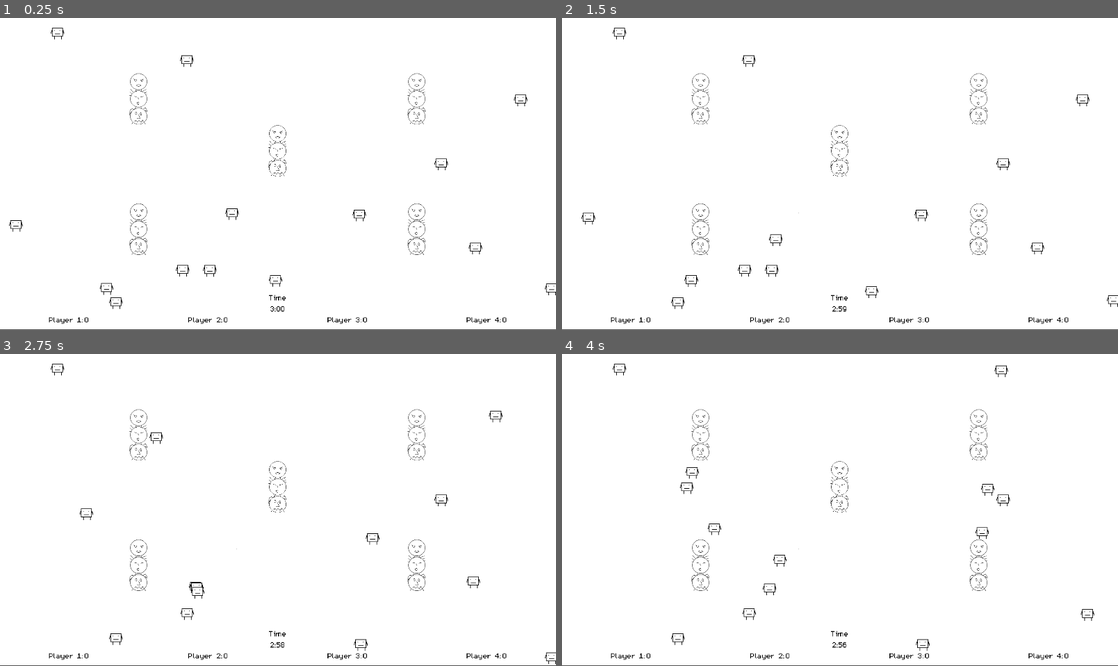
Above: before the commit, frames 1-4 (two rows, left to right).
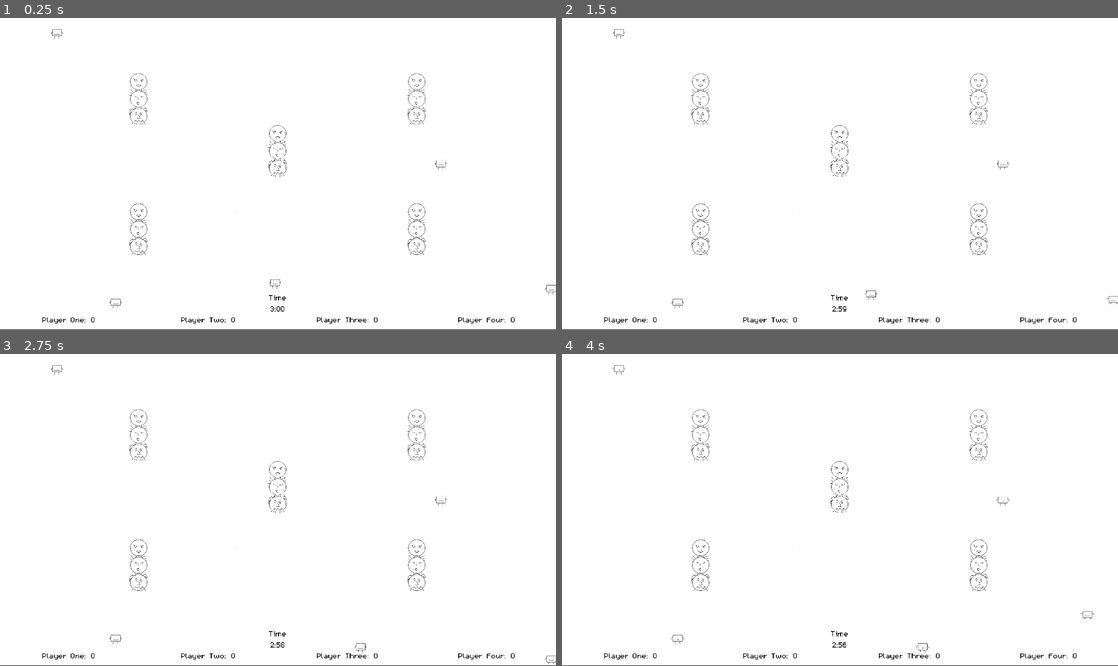
Above: after the commit, the same moments.

Repository: Datoh/Jamtharuu-202012
Game: Godot game, scene res://scenes/Level1.tscn
The game is run twice, just before and just after one commit, with the same random seed, the same clock (stepped at 60 frames per second) and the same inputs.
Inputs:
- Up to frame 1 (0.25 s): no input
- Up to frame 2 (1.5 s): tap Enter at 0.5 s; hold Right (ui_right) 0.53-1.28 s; hold Down (ui_down) from 1.28 s (still down)
- Up to frame 3 (2.75 s): release Down (ui_down) at 2.03 s; hold Right (ui_right) from 2.03 s (still down)
- Up to frame 4 (4 s): release Right (ui_right) at 2.78 s; hold Up (ui_up) 2.78-3.53 s; hold Left (ui_left) from 3.53 s (still down)

The runs differ from the first frame. In frame 1, 0.9% of the frame differs, in the area x 1-100%, y 3-99%; in frame 2, 0.9%; in frame 3, 0.8%; in frame 4, 0.9%, in the area x 7-96%, y 3-99%.

Commit message:
[core] Add animations and end condition

Diff:
--- a/scenes/Bot.tscn
+++ b/scenes/Bot.tscn
@@ -31,4 +31,5 @@
 [node name="CollisionShape2D" type="CollisionShape2D" parent="Area2D"]
 position = Vector2( 1.2599, -20.1588 )
 shape = SubResource( 2 )
+[connection signal="animation_finished" from="Character" to="." method="_on_animation_finished"]
 [connection signal="timeout" from="Timer" to="." method="_on_Timer_timeout"]
--- a/scenes/Character.tscn
+++ b/scenes/Character.tscn
@@ -1,10 +1,11 @@
-[gd_scene load_steps=6 format=2]
+[gd_scene load_steps=8 format=2]
 
 [ext_resource path="res://assets/images/player.png" type="Texture" id=1]
 [ext_resource path="res://scripts/Character.gd" type="Script" id=2]
 
-[sub_resource type="Animation" id=3]
+[sub_resource type="Animation" id=1]
 resource_name = "die"
+length = 3.0
 tracks/0/type = "value"
 tracks/0/path = NodePath(".:frame")
 tracks/0/interp = 1
@@ -12,15 +13,15 @@
 tracks/0/imported = false
 tracks/0/enabled = true
 tracks/0/keys = {
-"times": PoolRealArray( 0 ),
-"transitions": PoolRealArray( 1 ),
+"times": PoolRealArray( 0, 0.6 ),
+"transitions": PoolRealArray( 1, 1 ),
 "update": 1,
-"values": [ 0 ]
+"values": [ 20, 21 ]
 }
 
 [sub_resource type="Animation" id=2]
 resource_name = "fight"
-length = 1.5
+length = 0.75
 tracks/0/type = "value"
 tracks/0/path = NodePath(".:frame")
 tracks/0/interp = 1
@@ -28,15 +29,16 @@
 tracks/0/imported = false
 tracks/0/enabled = true
 tracks/0/keys = {
-"times": PoolRealArray( 0 ),
-"transitions": PoolRealArray( 1 ),
+"times": PoolRealArray( 0, 0.1, 0.3, 0.5 ),
+"transitions": PoolRealArray( 1, 1, 1, 1 ),
 "update": 1,
-"values": [ 0 ]
+"values": [ 30, 31, 32, 33 ]
 }
 
-[sub_resource type="Animation" id=1]
-resource_name = "smoke"
-length = 0.5
+[sub_resource type="Animation" id=3]
+resource_name = "idle"
+length = 2.0
+loop = true
 tracks/0/type = "value"
 tracks/0/path = NodePath(".:frame")
 tracks/0/interp = 1
@@ -44,19 +46,55 @@
 tracks/0/imported = false
 tracks/0/enabled = true
 tracks/0/keys = {
-"times": PoolRealArray( 0 ),
-"transitions": PoolRealArray( 1 ),
+"times": PoolRealArray( 0, 1.5 ),
+"transitions": PoolRealArray( 1, 1 ),
 "update": 1,
-"values": [ 0 ]
+"values": [ 0, 1 ]
+}
+
+[sub_resource type="Animation" id=5]
+resource_name = "move"
+length = 0.5
+loop = true
+tracks/0/type = "value"
+tracks/0/path = NodePath(".:frame")
+tracks/0/interp = 1
+tracks/0/loop_wrap = true
+tracks/0/imported = false
+tracks/0/enabled = true
+tracks/0/keys = {
+"times": PoolRealArray( 0, 0.25 ),
+"transitions": PoolRealArray( 1, 1 ),
+"update": 1,
+"values": [ 10, 11 ]
+}
+
+[sub_resource type="Animation" id=4]
+length = 0.9
+tracks/0/type = "value"
+tracks/0/path = NodePath(".:frame")
+tracks/0/interp = 1
+tracks/0/loop_wrap = true
+tracks/0/imported = false
+tracks/0/enabled = true
+tracks/0/keys = {
+"times": PoolRealArray( 0, 0.2, 0.4 ),
+"transitions": PoolRealArray( 1, 1, 1 ),
+"update": 1,
+"values": [ 40, 41, 42 ]
 }
 
 [node name="Sprite" type="Sprite"]
-position = Vector2( 5.46588, -6.72717 )
+position = Vector2( -0.243639, -0.530313 )
 texture = ExtResource( 1 )
+vframes = 10
+hframes = 10
 script = ExtResource( 2 )
 
 [node name="AnimationPlayer" type="AnimationPlayer" parent="."]
-anims/die = SubResource( 3 )
+anims/die = SubResource( 1 )
 anims/fight = SubResource( 2 )
-anims/smoke = SubResource( 1 )
+anims/idle = SubResource( 3 )
+anims/move = SubResource( 5 )
+anims/smoke = SubResource( 4 )
 [connection signal="animation_finished" from="AnimationPlayer" to="." method="_on_AnimationPlayer_animation_finished"]
--- a/scenes/Level1.tscn
+++ b/scenes/Level1.tscn
@@ -17,7 +17,7 @@
 
 [node name="Level1" type="Node2D"]
 script = ExtResource( 3 )
-NB_BOT = 10
+NB_BOT = 1
 
 [node name="Background" type="Sprite" parent="."]
 position = Vector2( 0, -2.99664 )
@@ -157,25 +157,25 @@
 }
 
 [node name="Container1" type="HBoxContainer" parent="UI/VBoxContainer/Scores"]
-margin_left = 169.0
-margin_right = 308.0
+margin_left = 146.0
+margin_right = 330.0
 margin_bottom = 34.0
 size_flags_horizontal = 6
 size_flags_vertical = 6
 
 [node name="Label" type="Label" parent="UI/VBoxContainer/Scores/Container1"]
-margin_right = 119.0
-margin_bottom = 34.0
-custom_fonts/font = ExtResource( 5 )
-custom_colors/font_color = Color( 0, 0, 0, 1 )
-text = "Player 1:"
+margin_right = 164.0
+margin_bottom = 34.0
+custom_fonts/font = ExtResource( 5 )
+custom_colors/font_color = Color( 0, 0, 0, 1 )
+text = "Player One: "
 __meta__ = {
 "_edit_use_anchors_": false
 }
 
 [node name="ScorePlayer1" type="Label" parent="UI/VBoxContainer/Scores/Container1"]
-margin_left = 123.0
-margin_right = 139.0
+margin_left = 168.0
+margin_right = 184.0
 margin_bottom = 34.0
 custom_fonts/font = ExtResource( 5 )
 custom_colors/font_color = Color( 0, 0, 0, 1 )
@@ -185,25 +185,25 @@
 }
 
 [node name="Container2" type="HBoxContainer" parent="UI/VBoxContainer/Scores"]
-margin_left = 650.0
-margin_right = 789.0
+margin_left = 625.0
+margin_right = 814.0
 margin_bottom = 34.0
 size_flags_horizontal = 6
 size_flags_vertical = 6
 
 [node name="Label" type="Label" parent="UI/VBoxContainer/Scores/Container2"]
-margin_right = 119.0
-margin_bottom = 34.0
-custom_fonts/font = ExtResource( 5 )
-custom_colors/font_color = Color( 0, 0, 0, 1 )
-text = "Player 2:"
+margin_right = 169.0
+margin_bottom = 34.0
+custom_fonts/font = ExtResource( 5 )
+custom_colors/font_color = Color( 0, 0, 0, 1 )
+text = "Player Two: "
 __meta__ = {
 "_edit_use_anchors_": false
 }
 
 [node name="ScorePlayer2" type="Label" parent="UI/VBoxContainer/Scores/Container2"]
-margin_left = 123.0
-margin_right = 139.0
+margin_left = 173.0
+margin_right = 189.0
 margin_bottom = 34.0
 custom_fonts/font = ExtResource( 5 )
 custom_colors/font_color = Color( 0, 0, 0, 1 )
@@ -213,25 +213,25 @@
 }
 
 [node name="Container3" type="HBoxContainer" parent="UI/VBoxContainer/Scores"]
-margin_left = 1131.0
-margin_right = 1270.0
+margin_left = 1094.0
+margin_right = 1307.0
 margin_bottom = 34.0
 size_flags_horizontal = 6
 size_flags_vertical = 6
 
 [node name="Label" type="Label" parent="UI/VBoxContainer/Scores/Container3"]
-margin_right = 119.0
-margin_bottom = 34.0
-custom_fonts/font = ExtResource( 5 )
-custom_colors/font_color = Color( 0, 0, 0, 1 )
-text = "Player 3:"
+margin_right = 193.0
+margin_bottom = 34.0
+custom_fonts/font = ExtResource( 5 )
+custom_colors/font_color = Color( 0, 0, 0, 1 )
+text = "Player Three: "
 __meta__ = {
 "_edit_use_anchors_": false
 }
 
 [node name="ScorePlayer3" type="Label" parent="UI/VBoxContainer/Scores/Container3"]
-margin_left = 123.0
-margin_right = 139.0
+margin_left = 197.0
+margin_right = 213.0
 margin_bottom = 34.0
 custom_fonts/font = ExtResource( 5 )
 custom_colors/font_color = Color( 0, 0, 0, 1 )
@@ -241,25 +241,25 @@
 }
 
 [node name="Container4" type="HBoxContainer" parent="UI/VBoxContainer/Scores"]
-margin_left = 1612.0
-margin_right = 1751.0
+margin_left = 1583.0
+margin_right = 1780.0
 margin_bottom = 34.0
 size_flags_horizontal = 6
 size_flags_vertical = 6
 
 [node name="Label" type="Label" parent="UI/VBoxContainer/Scores/Container4"]
-margin_right = 119.0
-margin_bottom = 34.0
-custom_fonts/font = ExtResource( 5 )
-custom_colors/font_color = Color( 0, 0, 0, 1 )
-text = "Player 4:"
+margin_right = 177.0
+margin_bottom = 34.0
+custom_fonts/font = ExtResource( 5 )
+custom_colors/font_color = Color( 0, 0, 0, 1 )
+text = "Player Four: "
 __meta__ = {
 "_edit_use_anchors_": false
 }
 
 [node name="ScorePlayer4" type="Label" parent="UI/VBoxContainer/Scores/Container4"]
-margin_left = 123.0
-margin_right = 139.0
+margin_left = 181.0
+margin_right = 197.0
 margin_bottom = 34.0
 custom_fonts/font = ExtResource( 5 )
 custom_colors/font_color = Color( 0, 0, 0, 1 )
@@ -271,7 +271,14 @@
 [node name="TimerTimeLeft" type="Timer" parent="."]
 
 [node name="Smokes" type="Node2D" parent="."]
+[connection signal="player_die" from="Objects/Player1" to="." method="_on_player_die"]
 [connection signal="smoke" from="Objects/Player1" to="." method="_on_smoke"]
+[connection signal="player_die" from="Objects/Player2" to="." method="_on_player_die"]
+[connection signal="smoke" from="Objects/Player2" to="." method="_on_smoke"]
+[connection signal="player_die" from="Objects/Player3" to="." method="_on_player_die"]
+[connection signal="smoke" from="Objects/Player3" to="." method="_on_smoke"]
+[connection signal="player_die" from="Objects/Player4" to="." method="_on_player_die"]
+[connection signal="smoke" from="Objects/Player4" to="." method="_on_smoke"]
 [connection signal="on_totem_touched" from="Objects/Totem1" to="." method="_on_totem_touched"]
 [connection signal="on_totem_touched" from="Objects/Totem2" to="." method="_on_totem_touched"]
 [connection signal="on_totem_touched" from="Objects/Totem3" to="." method="_on_totem_touched"]
--- a/scenes/Player.tscn
+++ b/scenes/Player.tscn
@@ -4,23 +4,27 @@
 [ext_resource path="res://scripts/Player.gd" type="Script" id=2]
 
 [sub_resource type="RectangleShape2D" id=1]
-extents = Vector2( 16.5865, 6.98454 )
+extents = Vector2( 16.5865, 4.36298 )
 
 [sub_resource type="RectangleShape2D" id=2]
-extents = Vector2( 16.9612, 13.7274 )
+extents = Vector2( 15.8375, 9.98166 )
 
-[sub_resource type="SegmentShape2D" id=3]
-a = Vector2( 0, -20 )
+[sub_resource type="CapsuleShape2D" id=3]
+radius = 7.97134
+height = 15.2579
 
 [node name="Player" type="KinematicBody2D" groups=[
 "character",
+"player",
 ]]
 collision_mask = 0
 script = ExtResource( 2 )
 
 [node name="Character" parent="." instance=ExtResource( 1 )]
+position = Vector2( -0.243639, -9.14558 )
 
 [node name="CollisionShape2D" type="CollisionShape2D" parent="."]
+position = Vector2( 0, -1.49831 )
 shape = SubResource( 1 )
 
 [node name="Area2D" type="Area2D" parent="."]
@@ -28,7 +32,7 @@
 collision_mask = 4
 
 [node name="CollisionShape2D" type="CollisionShape2D" parent="Area2D"]
-position = Vector2( 0.374557, -18.7288 )
+position = Vector2( -0.749192, -17.6051 )
 shape = SubResource( 2 )
 
 [node name="WeaponArea" type="Area2D" parent="."]
@@ -37,6 +41,7 @@
 collision_mask = 0
 
 [node name="CollisionShape2D" type="CollisionShape2D" parent="WeaponArea"]
+position = Vector2( 23.9729, -17.2305 )
 shape = SubResource( 3 )
 [connection signal="animation_finished" from="Character" to="." method="_on_animation_finished"]
 [connection signal="area_entered" from="WeaponArea" to="." method="_on_WeaponArea_area_entered"]
--- a/scripts/Bot.gd
+++ b/scripts/Bot.gd
@@ -6,6 +6,7 @@
 
 onready var timer := $Timer
 onready var animation_player = find_node("AnimationPlayer")
+onready var sprite = find_node("Character")
 
 const IDLE_MIN_TIME = 0.3
 const IDLE_MAX_TIME = 3.0
@@ -34,6 +35,12 @@
 func _physics_process(delta: float) -> void:
   if state == State.MOVING:
     move_and_collide(velocity * delta)
+
+    var anim = "idle" if velocity == Vector2.ZERO else "move"
+    if animation_player.current_animation != anim:
+      animation_player.play(anim)
+    sprite.scale.x = 1 if velocity.x > 0 else -1
+
     if abs(position.distance_to(move_destination)) < 10.0:
       next_state()
 
@@ -51,6 +58,7 @@
 func idle() -> void:
   state = State.IDLING
   timer.start(rng.randf_range(IDLE_MIN_TIME, IDLE_MAX_TIME))
+  animation_player.play("idle")
 
 
 func die() -> void:
@@ -58,6 +66,7 @@
     return
   state = State.DIYNG
   animation_player.play("die")
+  timer.stop()
 
 
 func move() -> void:
--- a/scripts/Level1.gd
+++ b/scripts/Level1.gd
@@ -38,6 +38,8 @@
 func _on_TimerTimeLeft_timeout() -> void:
   level_duration -= 1
   set_time()
+  if level_duration == 0:
+    end()
 
 func set_time() -> void:
   var seconds = level_duration % 60
@@ -49,3 +51,27 @@
   var smoke = preload("res://scenes/Smoke.tscn").instance()
   smoke.position = position
   find_node("Smokes").add_child(smoke)
+
+
+func _on_player_die(player) -> void:
+  var players_alive = 0
+  for player in get_tree().get_nodes_in_group("player"):
+    players_alive += 1 if player.alive else 0
+  if players_alive < 2:
+    end()
+
+
+func end() -> void:
+  var winner = null
+  var draw := false
+  for player in get_tree().get_nodes_in_group("player"):
+    if player.alive:
+      if winner != null and winner.score == player.score:
+        draw = true
+      elif winner == null or winner.score < player.score:
+        draw = false
+        winner = player
+  if draw:
+    print("draw")
+  else:
+    print("winner is: ", winner)
--- a/scripts/Player.gd
+++ b/scripts/Player.gd
@@ -7,13 +7,16 @@
 var state = State.MOVING
 
 signal smoke(position)
+signal player_die(player)
 
 onready var animation_player = find_node("AnimationPlayer")
+onready var sprite = find_node("Character")
 onready var weapon_area = find_node("WeaponArea")
 
 var rng = RandomNumberGenerator.new()
 var totem_touched: Node2D = null
 var totem_touched_count := 0
+var alive := true
 
 export (int, 0, 4) var input_id = 4
 
@@ -49,6 +52,12 @@
     velocity = velocity.normalized() * speed
     move_and_collide(velocity * delta)
 
+    var anim = "idle" if velocity == Vector2.ZERO else "move"
+    if animation_player.current_animation != anim:
+      animation_player.play(anim)
+    if velocity != Vector2.ZERO:
+      sprite.scale.x = 1 if velocity.x > 0 else -1
+
     if smoke_count > 0 and Input.is_action_just_pressed("ui_smoke_" + str(input_id)):
       launch_smoke()
 
@@ -72,11 +81,13 @@
 
 func move() -> void:
   state = State.MOVING
+  animation_player.play("move")
 
 
 func fight() -> void:
   state = State.FIGHTING
   animation_player.play("fight")
+  weapon_area.scale = sprite.scale
   weapon_area.monitoring = true
 
 
@@ -84,12 +95,13 @@
   if state == State.DIYNG or state == State.DIED:
     return
   state = State.DIYNG
+  alive = false
   animation_player.play("die")
 
 
 func remove() -> void:
   state = State.DIED
-  queue_free()
+  emit_signal("player_die", self)
 
 
 func fight_result() -> void:
Binary file changed: assets/images/player.png
